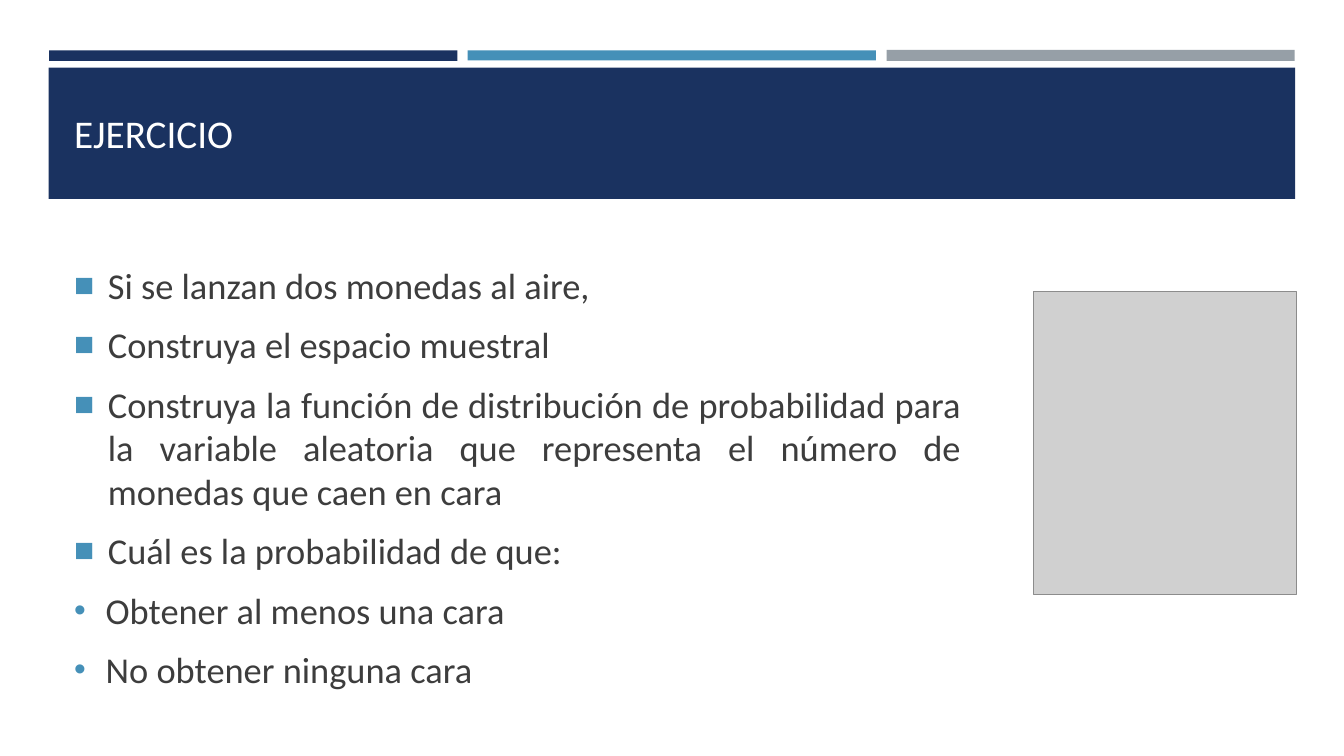
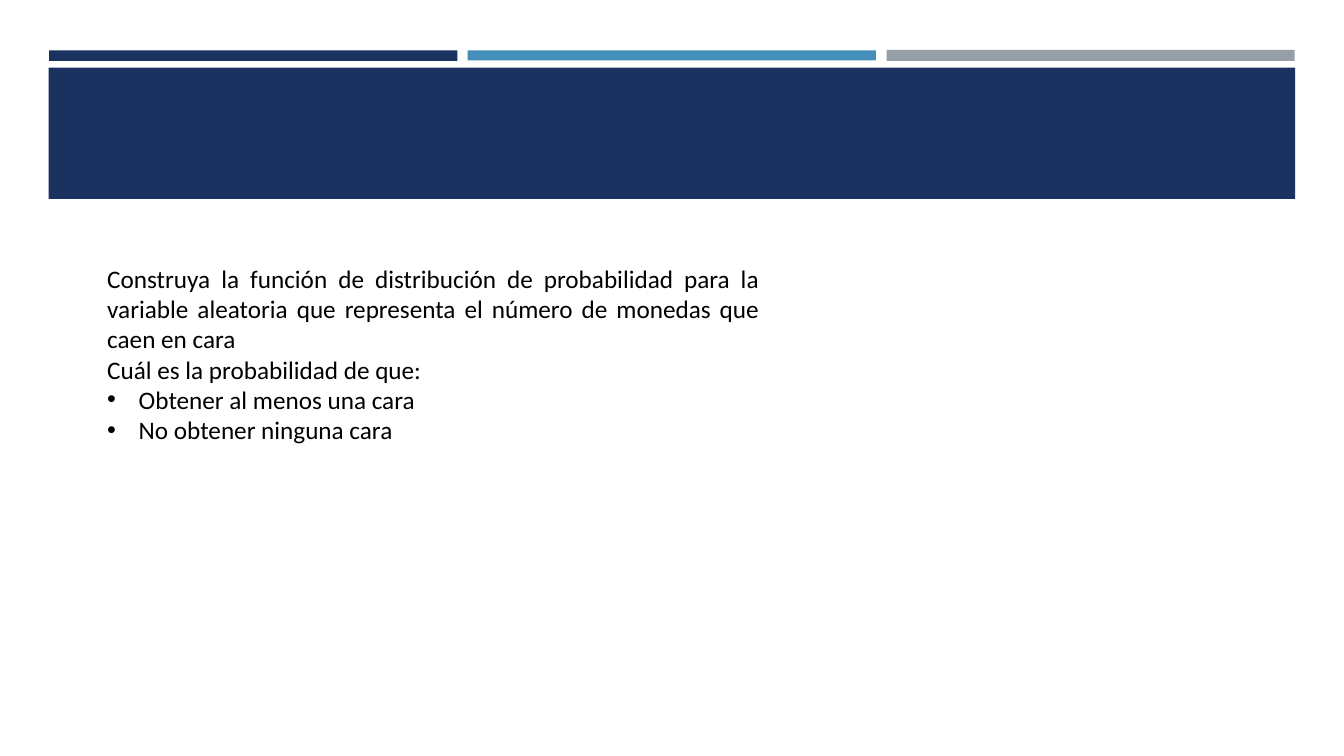
Before and after one commit to estadisticaITM/estadisticaITM.github.io, a slide deck: slide 29 of ITM_VAD_EBX.pptx (slide 8 before the commit). Drawn at 1344x756 pixels with LibreOffice and Linux fonts; fonts in the diff are those of the drawing; grey boxes stand for pictures. Boxes give left, top, right and bottom in pixels: in the first picture for what was removed or moved away, otherwise in the second. Text is boxed around its words. In the diff, an @@ line names an element or a change of style, - is before the commit and + after.

```diff
--- a/ITM_VAD_EBX.pptx
+++ b/ITM_VAD_EBX.pptx
@@ title removed at <box>74,122,233,149</box> @@
-EJERCICIO
@@ text "Construya la función de distribución ..." at <box>107,270,759,444</box>: size 26 to 18 pt, text colour #3D3D3D to #000000; bullet ■ to none; less space between paragraphs; vertical alignment middle to top @@
@@ text at <box>108,273,589,364</box>: paragraphs removed @@
-■ Si se lanzan dos monedas al aire,
-■ Construya el espacio muestral
@@ picture removed at <box>1033,291,1296,595</box> @@
```
Also in this commit, not shown: 2 other slides changed, 5 slides added, 3 slides removed, 18 other files.
